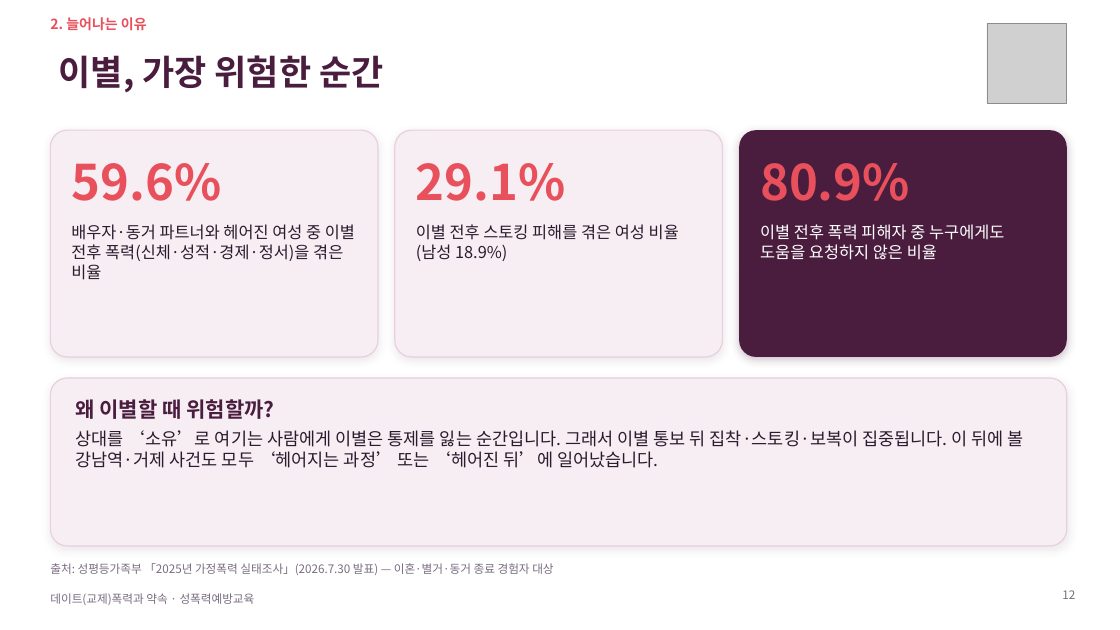
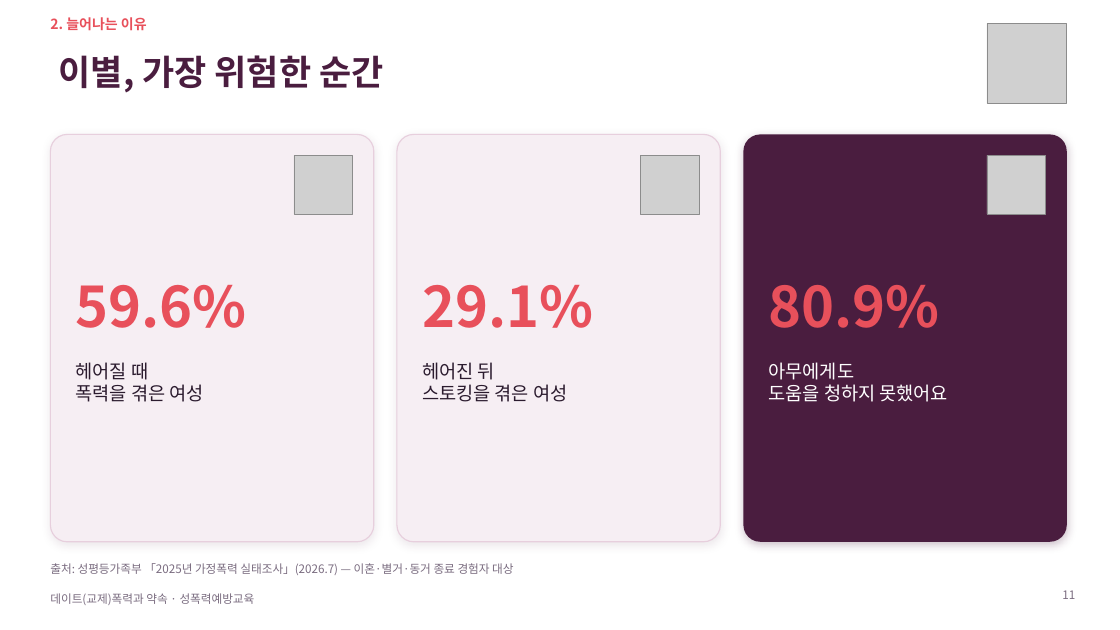
Before and after one commit to ash1234a/security-research-learning, a slide deck: slide 11 of 데이트폭력과_약속.pptx (slide 12 before the commit). Drawn at 1120x630 pixels with LibreOffice and Linux fonts; fonts in the diff are those of the drawing; grey boxes stand for pictures; background and template pictures are left out. Boxes give left, top, right and bottom in pixels: in the first picture for what was removed or moved away, otherwise in the second. Text is boxed around its words. In the diff, an @@ line names an element or a change of style, - is before the commit and + after.

```diff
--- a/데이트폭력과_약속.pptx
+++ b/데이트폭력과_약속.pptx
@@ rounded rectangle: place and size @@
-rounded rectangle at (50,130,378,357)
+rounded rectangle at (50,134,374,542)
@@ rounded rectangle: place and size @@
-rounded rectangle at (395,130,723,357)
+rounded rectangle at (397,134,720,542)
@@ proportions changed in 3 elements at (50,134,374,542), (397,134,720,542), (744,134,1067,542) @@
@@ rounded rectangle: place and size @@
-rounded rectangle at (739,130,1067,357)
+rounded rectangle at (744,134,1067,542)
@@ picture added at (294,155,353,214) @@
@@ picture added at (640,155,699,214) @@
@@ picture added at (987,155,1046,214) @@
@@ text removed at (71,224,355,280) @@
-배우자·동거 파트너와 헤어진 여성 중 이별 전후 폭력(신체·성적·경제·정서)을 겪은 비율
@@ text removed at (416,224,679,261) @@
-이별 전후 스토킹 피해를 겪은 여성 비율 (남성 18.9%)
@@ text removed at (760,224,1004,260) @@
-이별 전후 폭력 피해자 중 누구에게도 도움을 요청하지 않은 비율
@@ text "59.6%": place and size @@
-text "59.6%" at (71,163,221,201)
+text "59.6%" at (76,285,247,328)
@@ text "29.1%": place and size @@
-text "29.1%" at (416,163,566,201)
+text "29.1%" at (422,285,593,328)
@@ size 42 to 48 pt in 3 elements at (422,285,593,328), (76,285,247,328), (769,285,940,328) @@
@@ text "80.9%": place and size @@
-text "80.9%" at (760,163,910,201)
+text "80.9%" at (769,285,940,328)
@@ rounded rectangle removed at (50,378,1067,546) @@
@@ text added at (76,362,204,402), 16 pt, text #2B1B2E @@
+헤어질 때
+폭력을 겪은 여성
@@ text added at (422,362,567,402), 16 pt, text #2B1B2E @@
+헤어진 뒤
+스토킹을 겪은 여성
@@ text at (769,362,949,402): text changed; size 15 to 16 pt; text colour #2B1B2E to #FFFFFF @@
-상대를 ‘소유’로 여기는 사람에게 이별은 통제를 잃는 순간입니다. 그래서 이별 통보 뒤 집착·스토킹·보복이 집중됩니다. 이 뒤에 볼 강남역·거제 사건도 모두 ‘헤어지는 과정’ 또는 ‘헤어진 뒤’에 일어났습니다.
+아무에게도
+도움을 청하지 못했어요
@@ text removed at (76,399,274,419) @@
-왜 이별할 때 위험할까?
@@ text at (50,563,513,575): text changed @@
-출처: 성평등가족부 「2025년 가정폭력 실태조사」(2026.7.30 발표) — 이혼·별거·동거 종료 경험자 대상
+출처: 성평등가족부 「2025년 가정폭력 실태조사」(2026.7) — 이혼·별거·동거 종료 경험자 대상
@@ page number at (1062,590,1075,599): text changed @@
-12
+11
```
Also in this commit, not shown: 20 other slides changed, 7 slides added, 8 slides removed.
